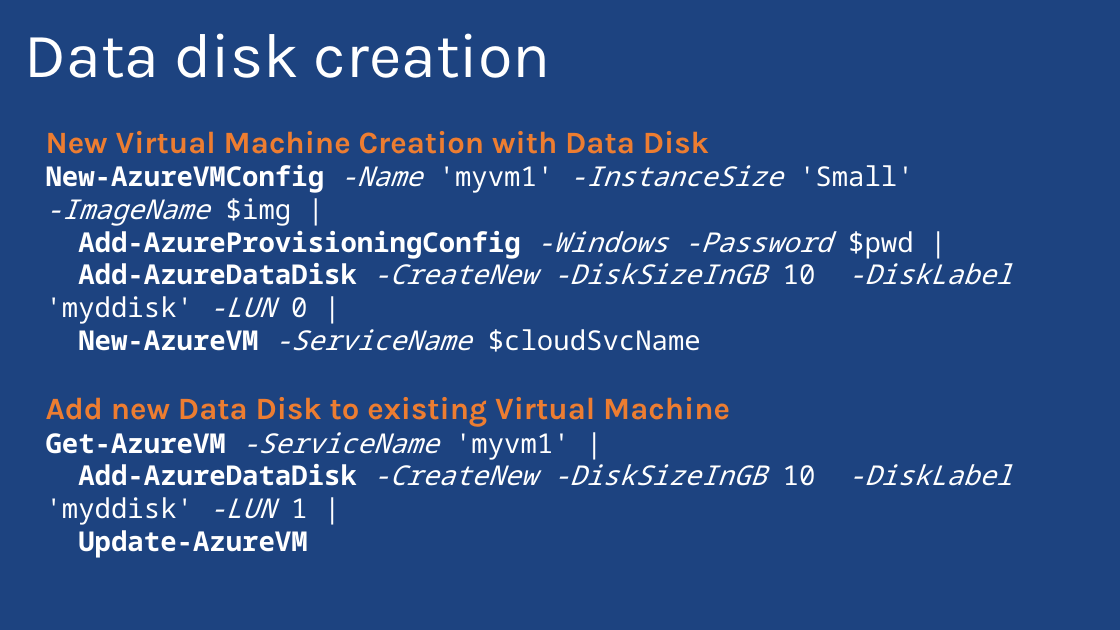
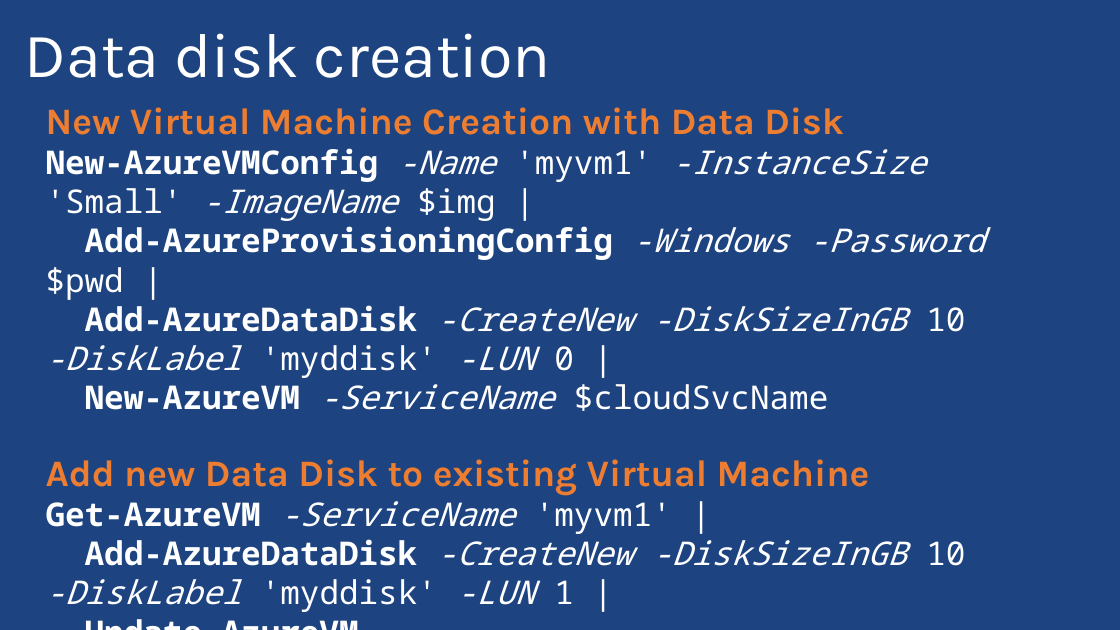
Before and after one commit to PyroJoke/AzureBootcamp2015Kharkiv, a slide deck: slide 16 of Virtual Machines Automated Deployment/Global Azure Bootcamp - Automating Azure VMs with Powershell.pptx (slide 21 before the commit). Drawn at 1120x630 pixels with LibreOffice and Linux fonts; fonts in the diff are those of the drawing; background and template pictures are left out. Boxes give left, top, right and bottom in pixels: in the first picture for what was removed or moved away, otherwise in the second. Text is boxed around its words. In the diff, an @@ line names an element or a change of style, - is before the commit and + after.

```diff
--- a/Virtual Machines Automated Deployment/Global Azure Bootcamp - Automating Azure VMs with Powershell.pptx
+++ b/Virtual Machines Automated Deployment/Global Azure Bootcamp - Automating Azure VMs with Powershell.pptx
@@ text "New Virtual Machine Creation with ...": place and size @@
-text "New Virtual Machine Creation with ..." at [46, 131, 1012, 558]
+text "New Virtual Machine Creation with ..." at [46, 107, 985, 612]
@@ text "New Virtual Machine Creation with ..." at [46, 107, 985, 612]: size 26.7 to 32 pt in "New Virtual Machine Creation with Data Disk", "Add new Data Disk to existing Virtual ..."; size 23.3 to 28 pt in "New-AzureVMConfig -Name 'myvm1' -InstanceSize 'Small' -Image ...", "Add-AzureProvisioningConfig -Windows -Password $pwd |", "Add-AzureDataDisk -CreateNew -DiskSizeInGB 10 -DiskLabel 'my ...", "New-AzureVM -ServiceName $cloudSvcName" and 3 more places @@
```
Also in this commit, not shown: 14 other slides changed, 4 slides removed, 2 other files.
